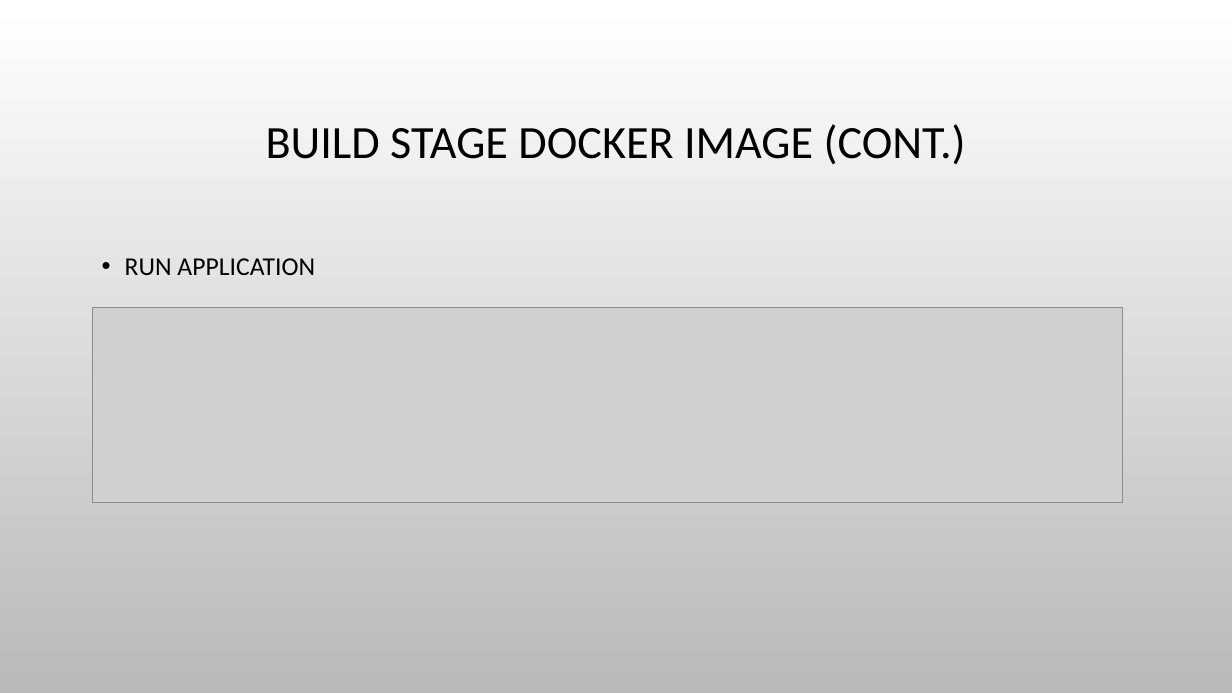
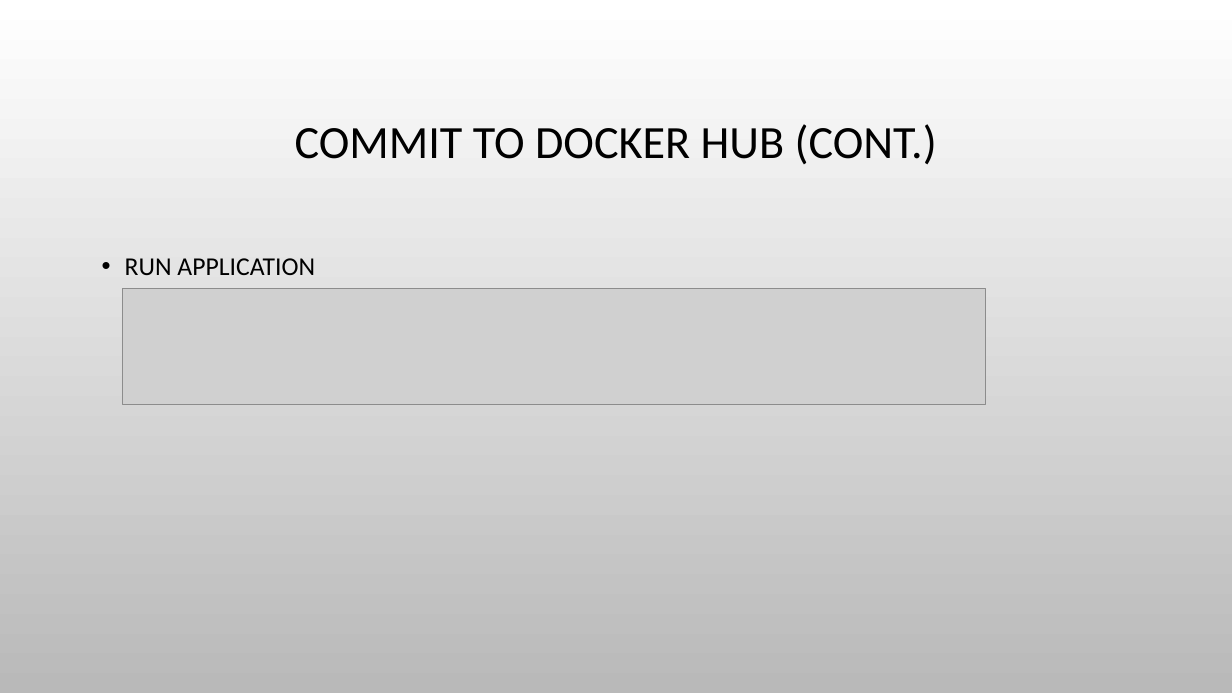
Before and after one commit to haixiang1977/iris, a slide deck: slide 29 of Docker Practice.pptx (slide 22 before the commit). Drawn at 1232x693 pixels with LibreOffice and Linux fonts; fonts in the diff are those of the drawing; grey boxes stand for pictures; background and template pictures are left out. Boxes give left, top, right and bottom in pixels: in the first picture for what was removed or moved away, otherwise in the second. Text is boxed around its words. In the diff, an @@ line names an element or a change of style, - is before the commit and + after.

Commit message:
Update the mosquitto docker

```diff
--- a/Docker Practice.pptx
+++ b/Docker Practice.pptx
@@ title at [295, 124, 937, 165]: text changed @@
-BUILD STAGE DOCKER IMAGE (CONT.)
+COMMIT TO DOCKER HUB (CONT.)
@@ picture added at [123, 288, 985, 405] @@
@@ picture removed at [92, 308, 1123, 502] @@
```
Also in this commit, not shown: 8 other slides changed, 15 slides added, 1 slide removed, 2 other files.
